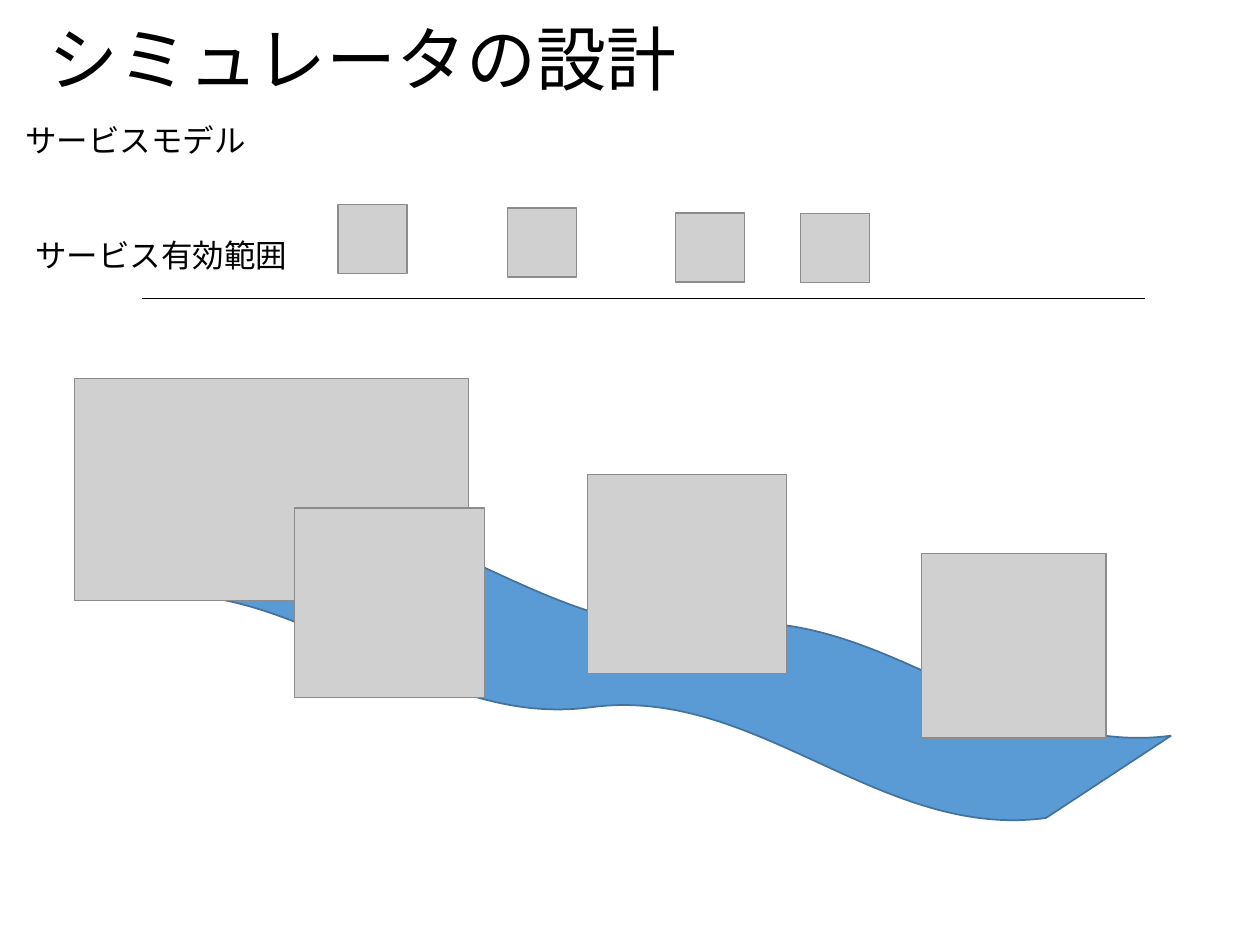
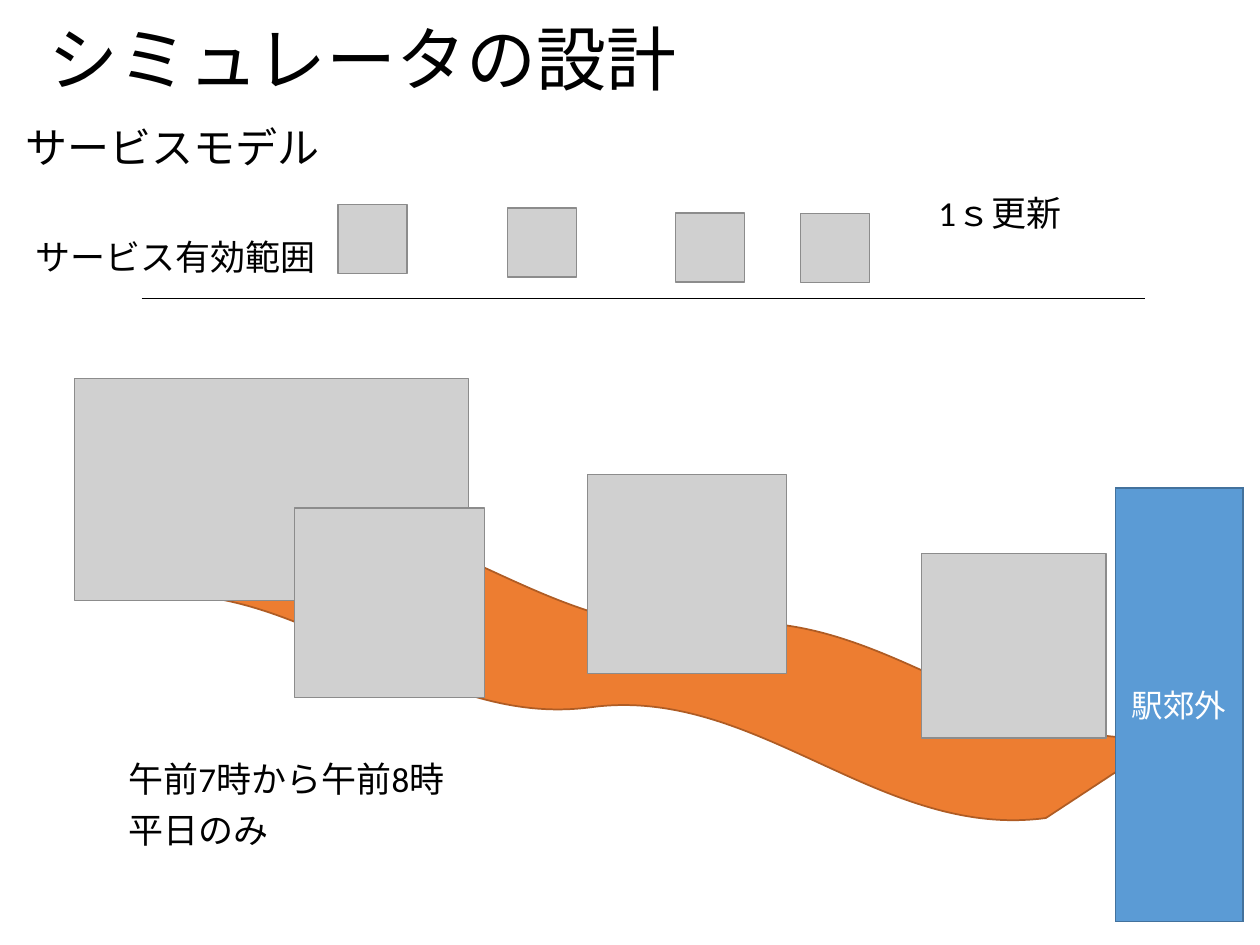
Before and after one commit to ao-megane/LplcOpenDataConverter, a slide deck: slide 9 of LplcOpenDataConverter/LplcOpenDataConverter/プレゼン/多地点カメラを用いた見守りサービスにおける第三者のプライバシデータ流出比の定量評価.pptx. Drawn at 1260x945 pixels with LibreOffice and Linux fonts; fonts in the diff are those of the drawing; grey boxes stand for pictures; background and template pictures are left out. Boxes give left, top, right and bottom in pixels: in the first picture for what was removed or moved away, otherwise in the second. Text is boxed around its words. In the diff, an @@ line names an element or a change of style, - is before the commit and + after.

```diff
--- a/LplcOpenDataConverter/LplcOpenDataConverter/プレゼン/多地点カメラを用いた見守りサービスにおける第三者のプライバシデータ流出比の定量評価.pptx
+++ b/LplcOpenDataConverter/LplcOpenDataConverter/プレゼン/多地点カメラを用いた見守りサービスにおける第三者のプライバシデータ流出比の定量評価.pptx
@@ text "サービスモデル" at (25, 127, 319, 166): size 18 to 24 pt @@
@@ text added at (938, 197, 1061, 229), 20 pt, text #000000 @@
+1ｓ更新
@@ text "サービス有効範囲" at (35, 240, 315, 273): size 18 to 20 pt @@
@@ double wave at (132, 473, 1176, 860): fill #5B9BD5 to #ED7D31; outline #43739E 1 pt to #AF5C24 1 pt @@
@@ rectangle added at (1115, 488, 1242, 921), fill #5B9BD5, outline #43739E 1 pt, 18 pt, text #FFFFFF @@
+駅郊外
@@ text added at (128, 762, 444, 795), 20 pt, text #000000 @@
+午前7時から午前8時
@@ text added at (128, 816, 268, 846), 20 pt, text #000000 @@
+平日のみ
```
Also in this commit, not shown: 11 other slides changed, 5 slides added, 1 slide removed, 1 other file.
